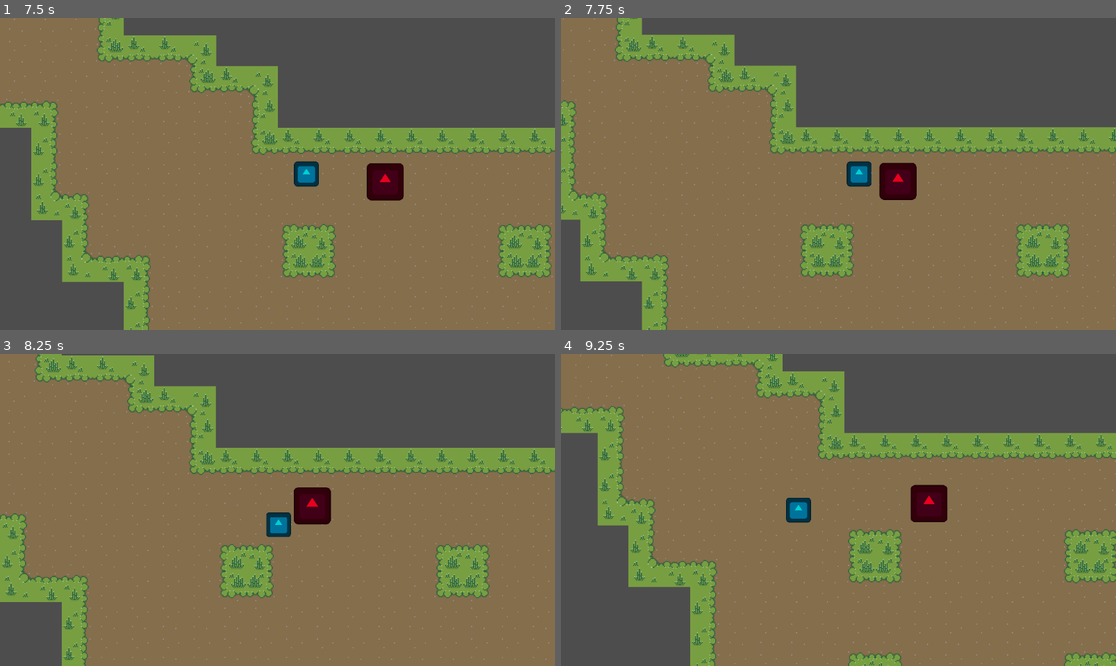
Above: before the commit, frames 1-4 (two rows, left to right).
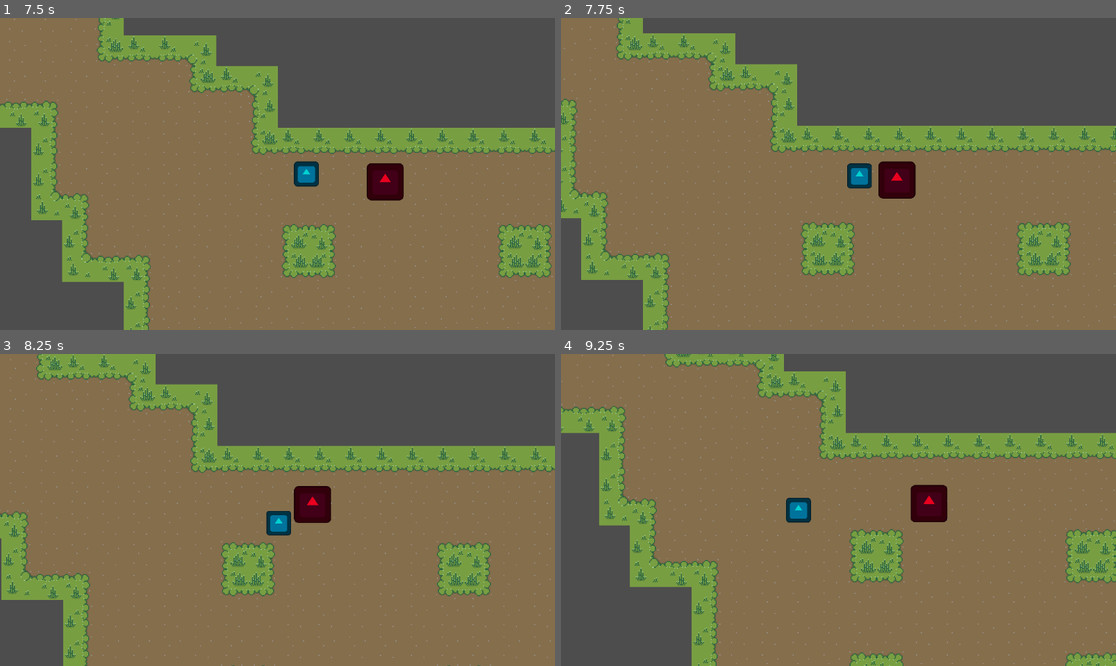
Above: after the commit, the same moments.

Repository: MoeOverload/Hugh-Fungus-Demo
Game: Godot game, scene res://main.tscn
The game is run twice, just before and just after one commit, with the same random seed, the same clock (stepped at 60 frames per second) and the same inputs. The engine's default icon, where the game draws it, is replaced by a stand-in: a white triangle on a blue panel in a dark square.
Inputs:
- Up to frame 1 (7.5 s): tap Enter at 0.5 s; hold D (right) 0.53-1.28 s; hold S (down) 1.28-2.03 s; hold D (right) 2.03-2.78 s; hold W (up) 2.78-3.53 s; hold A (left) 3.53-5.03 s; hold S (down) 5.03-5.78 s; tap Space at 5.75 s; hold D (right) 5.78-6.53 s; hold W (up) 6.53-7.28 s; hold D (right) from 7.28 s (still down)
- Up to frame 2 (7.75 s): keep holding D (right)
- Up to frame 3 (8.25 s): release D (right) at 8.03 s; hold S (down) from 8.03 s (still down)
- Up to frame 4 (9.25 s): release S (down) at 8.78 s; hold A (left) from 8.78 s (still down)

Frame 1 is identical in both runs. In frame 2, 6.3% of the frame differs, in the area x 0-100%, y 0-100%; in frame 3, 6.8%; in frame 4, 5.7%.

Commit message:
working on knockback

Diff:
--- a/hugh-fungus/enemy.gd
+++ b/hugh-fungus/enemy.gd
@@ -63,8 +63,9 @@
 
 func handle_attack(_delta):
 
+	$enemy_hitbox.visible = false
+	$attack_cooldow_timer.start()
 	$enemy_hitbox.visible = true
-	$attack_cooldow_timer.start()
 	velocity = Vector2.ZERO
 	#add cooldown timer for attack
 
--- a/hugh-fungus/enemy.tscn
+++ b/hugh-fungus/enemy.tscn
@@ -22,7 +22,7 @@
 
 [sub_resource type="CapsuleShape2D" id="CapsuleShape2D_4gyqm"]
 radius = 3.426819
-height = 19.55084
+height = 16.373472
 
 [node name="enemy" type="CharacterBody2D"]
 script = ExtResource("1_4gyqm")
@@ -51,9 +51,10 @@
 
 [node name="enemy_hitbox" type="Area2D" parent="." groups=["enemy_hitbox"]]
 visible = false
+scale = Vector2(0.74636674, 0.8076988)
 
 [node name="CollisionShape2D" type="CollisionShape2D" parent="enemy_hitbox"]
-position = Vector2(1.0000076, 2.6193445e-09)
+position = Vector2(1.1920929e-07, -2.4966695e-11)
 rotation = -1.5714123
 scale = Vector2(-9.63046, 5.114994)
 shape = SubResource("CapsuleShape2D_4gyqm")
--- a/hugh-fungus/player.gd
+++ b/hugh-fungus/player.gd
@@ -31,7 +31,7 @@
 
 func player_hit():
 	player_health -= 20
-	direction = (enemy.global_position - self.global_position).normalized()
+	direction = (enemy.global_position + self.global_position).normalized()
 	velocity = (direction * speed )* 2
 	print(player_health)
 	damaged = false
